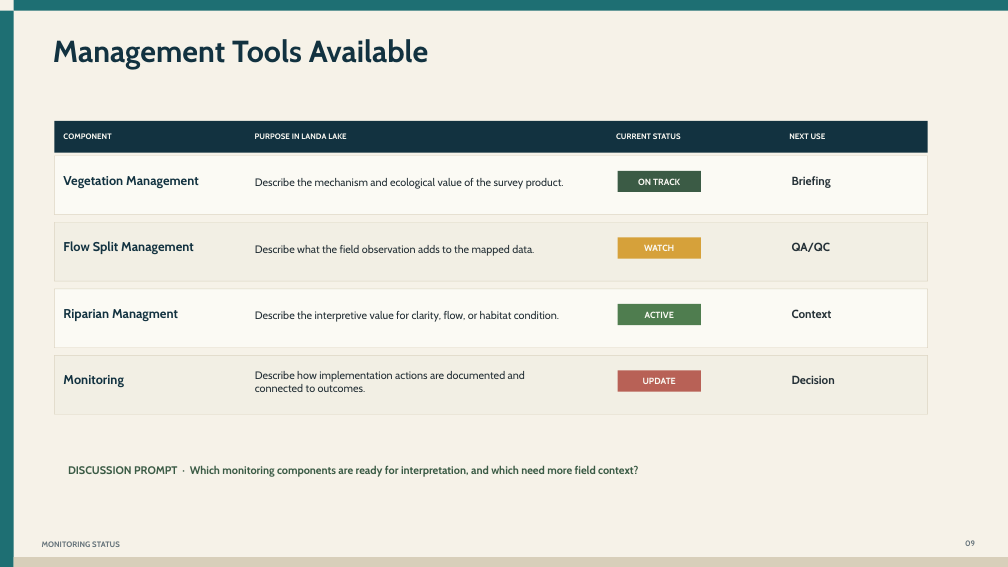
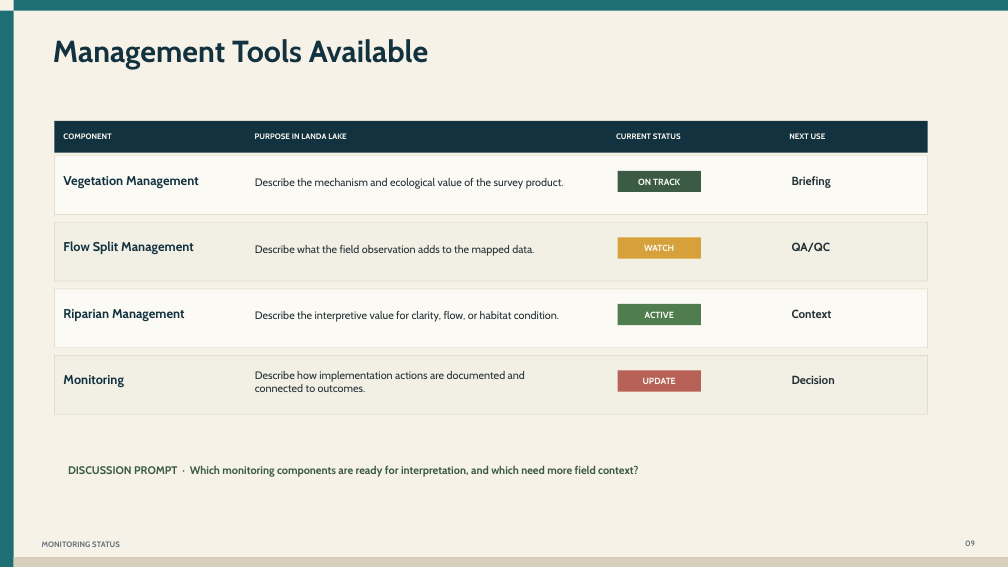
Before and after one commit to cfurl/EAHCP-Fall-2026-Sci-Comm, a slide deck: slide 14 of Comal_mgt_presentation/EAHCP_Landa_Lake.pptx (slide 5 before the commit). Drawn at 1008x567 pixels with LibreOffice and Linux fonts; fonts in the diff are those of the drawing. Boxes give left, top, right and bottom in pixels: in the first picture for what was removed or moved away, otherwise in the second. Text is boxed around its words. In the diff, an @@ line names an element or a change of style, - is before the commit and + after.

```diff
--- a/Comal_mgt_presentation/EAHCP_Landa_Lake.pptx
+++ b/Comal_mgt_presentation/EAHCP_Landa_Lake.pptx
@@ text at <box>63,309,185,322</box>: text changed @@
-Riparian Managment
+Riparian Management
```
Also in this commit, not shown: 2 other slides changed, 8 slides added, 3 other files.
